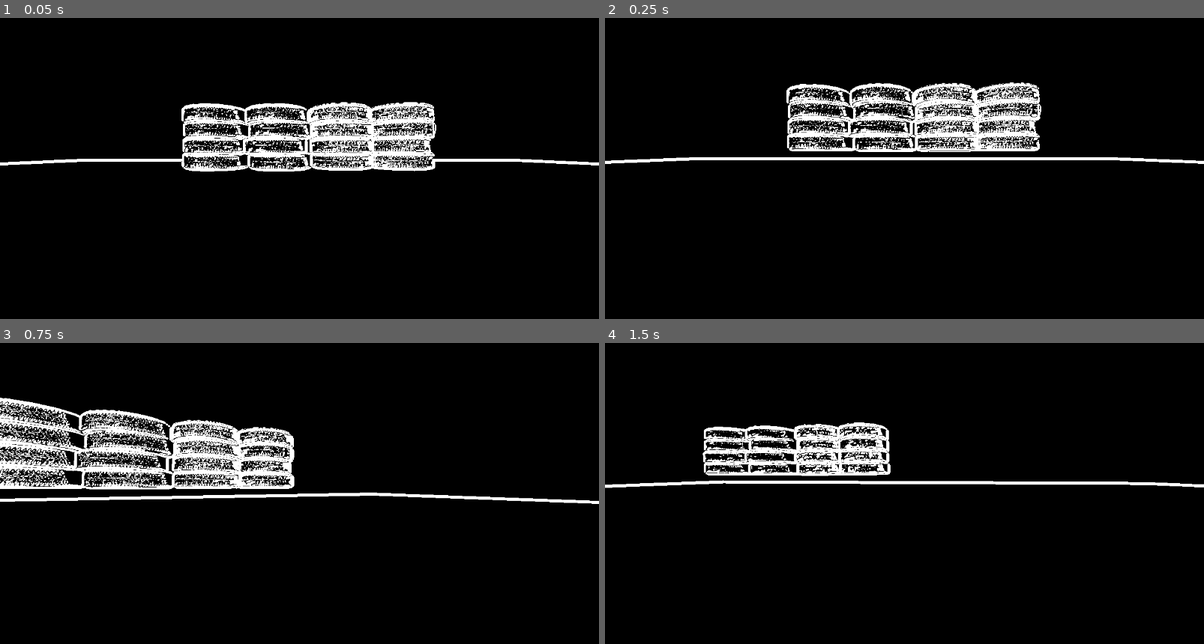
Above: before the commit, frames 1-4 (two rows, left to right).
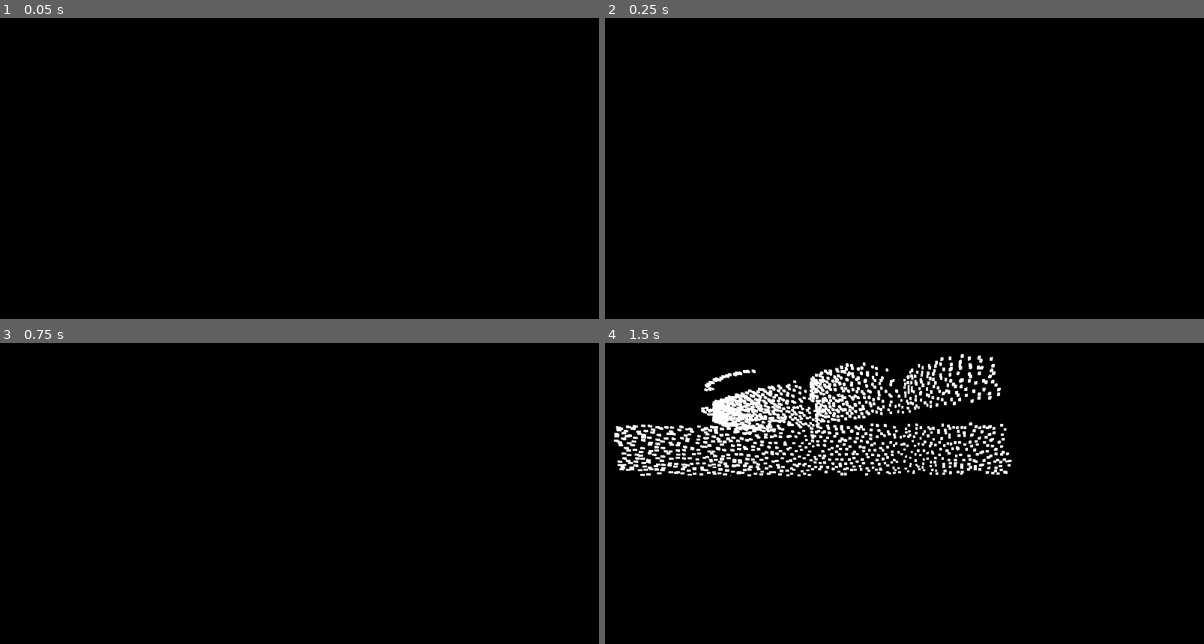
Above: after the commit, the same moments.

Repository: Mienai-Katto/lidar-abyss
Game: Godot game, scene res://levels/sandbox.tscn
The game is run twice, just before and just after one commit, with the same random seed, the same clock (stepped at 60 frames per second) and the same inputs.
Inputs (mouse positions are in pixels of both pictures, inside the frame that each line leads up to):
- Up to frame 1 (0.05 s): no input
- Up to frame 2 (0.25 s): no input
- Up to frame 3 (0.75 s): tap Enter at 0.5 s; move the mouse to (431, 460) at 0.52 s; hold D (right) from 0.53 s (still down); tap Middle mouse button (capture) at 0.6 s; click (431, 460) at 0.67 s
- Up to frame 4 (1.5 s): tap Space (jump) at 0.77 s; move the mouse to (874, 478) at 1.27 s; release D (right) at 1.28 s; hold W (up) from 1.28 s (still down); tap Ctrl (crouch) at 1.35 s; click (874, 478) at 1.42 s

The runs differ from the first frame. In frame 1, 7.5% of the frame differs, in the area x 0-100%, y 27-51%; in frame 2, 8.0%; in frame 3, 10%; in frame 4, 11%, in the area x 0-100%, y 3-49%.

Commit message:
feat(lidar): add both lidar changes
Signed-off-by: Daniel Boll <danielboll.academico@gmail.com>

Diff:
--- a/components/camera/player/component.tscn
+++ b/components/camera/player/component.tscn
@@ -4,3 +4,11 @@
 
 [node name="camera" type="Camera3D"]
 script = ExtResource("1_db5l3")
+scan_range = null
+scan_interval = null
+ray_count = null
+ray_length = null
+highlight_size = null
+row_delay = null
+sweep_steps_horizontal = null
+sweep_steps_vertical = null
--- a/components/camera/player/manager.gd
+++ b/components/camera/player/manager.gd
@@ -1,49 +1,93 @@
 extends Camera3D
 
 @export var scan_range: float = 900.0
-@export var scan_interval: float = 0.5
-@export var ray_count: int = 200
-@export var ray_length: float = 100.0
+@export var scan_interval: float = 8.5
+@export var ray_count: int = 500
+@export var ray_length: float = 10.0
+@export var highlight_size: Vector3 = Vector3(0.02, 0.02, 0.02)
+@export var row_delay: float = 0.004
+@export var sweep_steps_horizontal: int = 100
+@export var sweep_steps_vertical: int = 100
 
-func _ready():
-  pass
-  # if not get_parent().is_multiplayer_authority(): return
+func _ready(): pass
 
 func _input(event):
-    if event is InputEventMouseButton and event.button_index == MOUSE_BUTTON_RIGHT and event.pressed:
-        perform_environment_scan()
+    if event is InputEventMouseButton:
+        if event.button_index == MOUSE_BUTTON_RIGHT and event.pressed:
+            perform_environment_scan()
+        elif event.button_index == MOUSE_BUTTON_LEFT and event.pressed:
+            perform_full_sweep()
 
 func perform_environment_scan():
-  # Use camera's forward direction as the base
-  var camera_forward = -global_transform.basis.z
+    var camera_forward = -global_transform.basis.z
 
-  for i in range(ray_count):
-      # Create a cone of rays in front of the camera
-      var ray_direction = camera_forward.rotated(Vector3.UP, randf_range(-PI/4, PI/4))
-      ray_direction = ray_direction.rotated(Vector3.RIGHT, randf_range(-PI/4, PI/4))
-      ray_direction = ray_direction.normalized()
+    for i in range(ray_count):
+        var ray_direction = camera_forward.rotated(Vector3.UP, randf_range(-PI/4, PI/4))
+        ray_direction = ray_direction.rotated(Vector3.RIGHT, randf_range(-PI/4, PI/4))
+        ray_direction = ray_direction.normalized()
 
-      var ray_origin = global_position
-      var ray_target = ray_origin + ray_direction * ray_length
+        var ray_origin = global_position
+        var ray_target = ray_origin + ray_direction * ray_length
 
-      var space_state = get_world_3d().direct_space_state
-      var query = PhysicsRayQueryParameters3D.create(ray_origin, ray_target)
-      query.exclude = [get_parent().get_rid()]
-      var result = space_state.intersect_ray(query)
+        var space_state = get_world_3d().direct_space_state
+        var query = PhysicsRayQueryParameters3D.create(ray_origin, ray_target)
+        query.exclude = [get_parent().get_rid()]
+        var result = space_state.intersect_ray(query)
 
-      if result:
-          spawn_temporary_cube(result.position)
+        if result:
+            var collider = result.collider
+            var is_red = is_node_in_group_or_parent(collider, "red")
+            spawn_temporary_cube(result.position, is_red)
 
-func spawn_temporary_cube(position: Vector3):
+func perform_full_sweep():
+    var viewport_size = get_viewport().get_texture().get_size()
+    var space_state = get_world_3d().direct_space_state
+    var query = PhysicsRayQueryParameters3D.new()
+    query.exclude = [get_parent().get_rid()]
+
+    var x_step = viewport_size.x / (sweep_steps_horizontal - 1.0)
+    var y_step = viewport_size.y / (sweep_steps_vertical - 1.0)
+    var max_offset = 0.5 * min(x_step, y_step)
+
+    for i in range(sweep_steps_vertical):
+        var y = (i / (sweep_steps_vertical - 1.0)) * viewport_size.y
+        for j in range(sweep_steps_horizontal):
+            var x = (j / (sweep_steps_horizontal - 1.0)) * viewport_size.x
+
+            var x_offset = randf_range(-max_offset, max_offset)
+            var y_offset = randf_range(-max_offset, max_offset)
+
+            var screen_pos = Vector2(x + x_offset, y + y_offset)
+            var ray_origin = project_ray_origin(screen_pos)
+            var ray_direction = project_ray_normal(screen_pos)
+
+            query.from = ray_origin
+            query.to = ray_origin + ray_direction * ray_length
+
+            var result = space_state.intersect_ray(query)
+            if result:
+                var collider = result.collider
+                var is_red = is_node_in_group_or_parent(collider, "red")
+                spawn_temporary_cube(result.position, is_red)
+        await get_tree().create_timer(row_delay).timeout
+
+func spawn_temporary_cube(position: Vector3, is_red: bool):
     var mesh_instance = MeshInstance3D.new()
     var cube_mesh = BoxMesh.new()
 
     # Create material
     var material = StandardMaterial3D.new()
-    material.albedo_color = Color(1, 1, 1, 0.5)  # Random translucent color
+    if is_red:
+        material.albedo_color = Color(1, 0, 0, 0.5)  # Red translucent color
+        material.emission_enabled = true
+        material.emission = Color(1, 0, 0, 1)
+    else:
+        material.albedo_color = Color(1, 1, 1, 0.5)  # White translucent color
+        material.emission_enabled = true
+        material.emission = Color(1, 1, 1, 1)
 
     # Configure mesh
-    cube_mesh.size = Vector3(0.1, 0.1, 0.1)  # Small cube
+    cube_mesh.size = highlight_size
     mesh_instance.mesh = cube_mesh
     mesh_instance.material_override = material
 
@@ -54,3 +98,12 @@
     # Remove cube after interval
     await get_tree().create_timer(scan_interval).timeout
     mesh_instance.queue_free()
+
+
+func is_node_in_group_or_parent(node: Node, group_name: String) -> bool:
+    var current_node = node
+    while current_node != null:
+        if current_node.is_in_group(group_name):
+            return true
+        current_node = current_node.get_parent()
+    return false
--- /dev/null
+++ b/entities/monster/manager.gd
@@ -0,0 +1,31 @@
+# vim: set noexpandtab tabstop=4 shiftwidth=4 softtabstop=4:
+
+extends CharacterBody3D
+
+@export var velocity_component: Node3D
+@export var camera_component: Camera3D
+
+@onready var enemy_collision = get_node("CollisionShape3D")
+
+# @onready var Spawner = get_parent().get_node("Spawner")
+# @onready var hud = get_node("HUD")
+
+# signal respawn
+
+func _ready():
+  # if not is_multiplayer_authority(): return
+  camera_component.make_current()
+
+	# Set sprite invisible for the current camera
+	# get_node("Sprite").visible = fals
+
+func _enter_tree():
+  set_multiplayer_authority(str(name).to_int())
+
+func _physics_process(_delta):
+  # if not is_multiplayer_authority(): return
+
+  # if position.y < 0:
+  #   position.y = 10
+
+  velocity_component.move(self)
--- /dev/null
+++ b/entities/monster/monster.tscn
@@ -0,0 +1,50 @@
+[gd_scene load_steps=9 format=3 uid="uid://0iocpiwp0ygg"]
+
+[ext_resource type="Script" path="res://entities/player/manager.gd" id="1_occsa"]
+[ext_resource type="PackedScene" uid="uid://d1rxv5hd1sbrp" path="res://components/camera/player/component.tscn" id="2_ka4wo"]
+[ext_resource type="PackedScene" uid="uid://wnmbpn8knhf7" path="res://components/controller/player/component.tscn" id="3_7rej6"]
+[ext_resource type="PackedScene" uid="uid://blo74ee57pugr" path="res://components/velocity/component.tscn" id="4_rijv8"]
+[ext_resource type="Shader" path="res://shaders/sobel.gdshader" id="5_d21co"]
+
+[sub_resource type="CapsuleShape3D" id="CapsuleShape3D_6klx1"]
+
+[sub_resource type="CapsuleMesh" id="CapsuleMesh_uwy6c"]
+
+[sub_resource type="ShaderMaterial" id="ShaderMaterial_8yfuy"]
+shader = ExtResource("5_d21co")
+
+[node name="monster_entity" type="CharacterBody3D" node_paths=PackedStringArray("velocity_component", "camera_component")]
+input_ray_pickable = false
+script = ExtResource("1_occsa")
+velocity_component = NodePath("velocity")
+camera_component = NodePath("camera")
+
+[node name="CollisionShape3D" type="CollisionShape3D" parent="."]
+transform = Transform3D(1, 0, 0, 0, 1, 0, 0, 0, 1, 0, 1, 0)
+shape = SubResource("CapsuleShape3D_6klx1")
+
+[node name="MeshInstance3D" type="MeshInstance3D" parent="."]
+transform = Transform3D(1, 0, 0, 0, 1, 0, 0, 0, 1, 0, 1, 0)
+mesh = SubResource("CapsuleMesh_uwy6c")
+
+[node name="camera" parent="." instance=ExtResource("2_ka4wo")]
+transform = Transform3D(1, 0, 0, 0, 1, 0, 0, 0, 1, 0, 2, 0)
+script = null
+
+[node name="controller" parent="." node_paths=PackedStringArray("velocity", "camera", "body") instance=ExtResource("3_7rej6")]
+velocity = NodePath("../velocity")
+camera = NodePath("../camera")
+body = NodePath("..")
+
+[node name="velocity" parent="." instance=ExtResource("4_rijv8")]
+
+[node name="Shader" type="CanvasLayer" parent="."]
+
+[node name="ColorRect" type="ColorRect" parent="Shader"]
+material = SubResource("ShaderMaterial_8yfuy")
+anchors_preset = 15
+anchor_right = 1.0
+anchor_bottom = 1.0
+grow_horizontal = 2
+grow_vertical = 2
+mouse_filter = 2
--- a/entities/player/player.tscn
+++ b/entities/player/player.tscn
@@ -8,6 +8,14 @@
 [sub_resource type="CapsuleShape3D" id="CapsuleShape3D_6klx1"]
 
 [sub_resource type="CapsuleMesh" id="CapsuleMesh_uwy6c"]
+
+[sub_resource type="SceneReplicationConfig" id="SceneReplicationConfig_a35x5"]
+properties/0/path = NodePath(".:position")
+properties/0/spawn = true
+properties/0/replication_mode = 1
+properties/1/path = NodePath(".:rotation")
+properties/1/spawn = true
+properties/1/replication_mode = 1
 
 [node name="player_entity" type="CharacterBody3D" node_paths=PackedStringArray("velocity_component", "camera_component")]
 input_ray_pickable = false
@@ -32,3 +40,6 @@
 body = NodePath("..")
 
 [node name="velocity" parent="." instance=ExtResource("3_2tc5j")]
+
+[node name="MultiplayerSynchronizer" type="MultiplayerSynchronizer" parent="."]
+replication_config = SubResource("SceneReplicationConfig_a35x5")
--- a/levels/sandbox.gd
+++ b/levels/sandbox.gd
@@ -1,6 +1,8 @@
 extends Node3D
 
 const Player = preload("res://entities/player/player.tscn")
+const Monster = preload("res://entities/monster/monster.tscn")
+
 const PORT = 9999
 var enet_peer = ENetMultiplayerPeer.new()
 
@@ -14,8 +16,7 @@
 
     print("Server started")
   else:
-    pass
-    # host_game()
+    host_game()
 
 func host_game():
   enet_peer.create_server(PORT)
@@ -26,10 +27,9 @@
 
   create_player(multiplayer.get_unique_id())
 
-
-
 func create_player(peer_id: int):
   var player = Player.instantiate()
+  # var player = Monster.instantiate()
   player.name = str(peer_id)
   spawn_player(player)
   print("Adding player: %s" % player.name)
--- a/levels/sandbox.tscn
+++ b/levels/sandbox.tscn
@@ -1,12 +1,22 @@
 [gd_scene load_steps=7 format=3 uid="uid://dvcb4t0c0nda7"]
 
-[ext_resource type="PackedScene" uid="uid://b6u4fo7p1qjv0" path="res://entities/player/player.tscn" id="1_d5h6h"]
 [ext_resource type="Script" path="res://levels/sandbox.gd" id="1_wcdac"]
 [ext_resource type="PackedScene" uid="uid://bvrnnus7arvsd" path="res://models/race_track_tire_wall/race_track_tire_wall.tscn" id="2_npny1"]
-[ext_resource type="Shader" path="res://shaders/sobel.gdshader" id="4_v7tbp"]
 
-[sub_resource type="ShaderMaterial" id="ShaderMaterial_l4ang"]
-shader = ExtResource("4_v7tbp")
+[sub_resource type="ProceduralSkyMaterial" id="ProceduralSkyMaterial_fj73q"]
+sky_top_color = Color(0.0174637, 0.0261258, 0.0416482, 1)
+sky_horizon_color = Color(0.510089, 0.510708, 0.513138, 1)
+ground_bottom_color = Color(0.0228908, 0.0167067, 0.0109028, 1)
+ground_horizon_color = Color(0.510089, 0.510708, 0.513138, 1)
+
+[sub_resource type="Sky" id="Sky_ygfym"]
+sky_material = SubResource("ProceduralSkyMaterial_fj73q")
+
+[sub_resource type="Environment" id="Environment_3jchy"]
+background_mode = 1
+sky = SubResource("Sky_ygfym")
+tonemap_mode = 2
+glow_enabled = true
 
 [sub_resource type="StandardMaterial3D" id="StandardMaterial3D_c1po2"]
 albedo_color = Color(0.305882, 1, 0.462745, 1)
@@ -14,21 +24,27 @@
 [node name="Sandbox" type="Node3D"]
 script = ExtResource("1_wcdac")
 
-[node name="CanvasLayer" type="CanvasLayer" parent="."]
-
-[node name="ColorRect" type="ColorRect" parent="CanvasLayer"]
-material = SubResource("ShaderMaterial_l4ang")
-anchors_preset = 15
-anchor_right = 1.0
-anchor_bottom = 1.0
-grow_horizontal = 2
-grow_vertical = 2
-mouse_filter = 2
+[node name="WorldEnvironment" type="WorldEnvironment" parent="."]
+environment = SubResource("Environment_3jchy")
 
 [node name="Sketchfab_Scene" parent="." instance=ExtResource("2_npny1")]
 transform = Transform3D(1, 0, 0, 0, 1, 0, 0, 0, 1, -1.34544, 1.99707, -2.14622)
+visible = false
+
+[node name="Sketchfab_Scene" parent="Sketchfab_Scene" instance=ExtResource("2_npny1")]
+transform = Transform3D(0.101994, 0.0503464, 0.99351, 0, 0.998718, -0.0506104, -0.994785, 0.00516195, 0.101863, -4.50462, -1.66948, 3.54517)
+
+[node name="Sketchfab_Scene3" parent="Sketchfab_Scene" instance=ExtResource("2_npny1")]
+transform = Transform3D(-0.2574, 0.752109, -0.606694, 0.569016, -0.389477, -0.724243, -0.781004, -0.531638, -0.32771, -2.2666, -1.66948, -0.697459)
+
+[node name="Sketchfab_Scene4" parent="Sketchfab_Scene" groups=["red"] instance=ExtResource("2_npny1")]
+transform = Transform3D(0.228158, 0.887162, -0.401107, 0.862527, 0.00693658, 0.505965, 0.451656, -0.461404, -0.763618, 5.99836, -1.66948, 3.58186)
+
+[node name="Sketchfab_Scene2" parent="Sketchfab_Scene" instance=ExtResource("2_npny1")]
+transform = Transform3D(0.101994, 0.0503464, 0.99351, 0, 0.998718, -0.0506104, -0.994785, 0.00516195, 0.101863, 4.18182, -1.66948, 3.54517)
 
 [node name="floor" type="CSGBox3D" parent="."]
+visible = false
 material_override = SubResource("StandardMaterial3D_c1po2")
 use_collision = true
 size = Vector3(100, 0.01, 100)
@@ -36,5 +52,5 @@
 [node name="DirectionalLight3D" type="DirectionalLight3D" parent="."]
 transform = Transform3D(0.281681, -0.863998, -0.417329, 0.639172, 0.493351, -0.58997, 0.715622, -0.100562, 0.691211, 0, 0, 0)
 
-[node name="player_entity" parent="." instance=ExtResource("1_d5h6h")]
-transform = Transform3D(1, 0, 0, 0, 1, 0, 0, 0, 1, 0, 0.303631, 1.48346)
+[node name="MultiplayerSpawner" type="MultiplayerSpawner" parent="."]
+spawn_path = NodePath("..")
--- a/models/race_track_tire_wall/race_track_tire_wall.tscn
+++ b/models/race_track_tire_wall/race_track_tire_wall.tscn
@@ -9,5 +9,5 @@
 
 [node name="StaticBody3D" type="StaticBody3D" parent="Sketchfab_model/Collada visual scene group/Tyrewall/Tyrewall-material" index="0"]
 
-[node name="CollisionShape3D" type="CollisionShape3D" parent="Sketchfab_model/Collada visual scene group/Tyrewall/Tyrewall-material/StaticBody3D" index="0"]
+[node name="CollisionShape3D" type="CollisionShape3D" parent="Sketchfab_model/Collada visual scene group/Tyrewall/Tyrewall-material/StaticBody3D" index="0" groups=["red"]]
 shape = SubResource("ConcavePolygonShape3D_06ovn")
Not shown: 1 places in entities/player/player.tscn that only renumber resources
